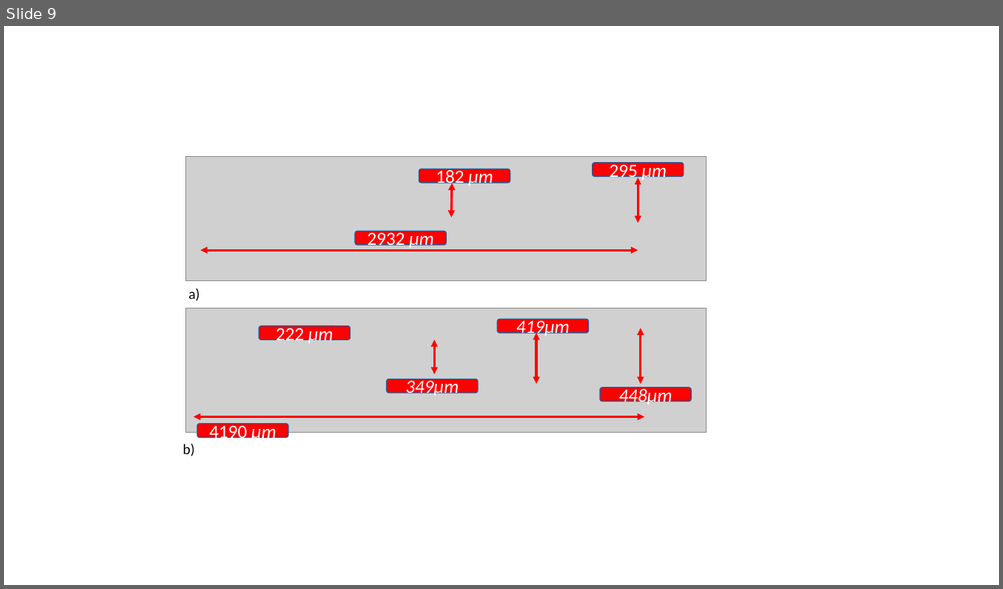
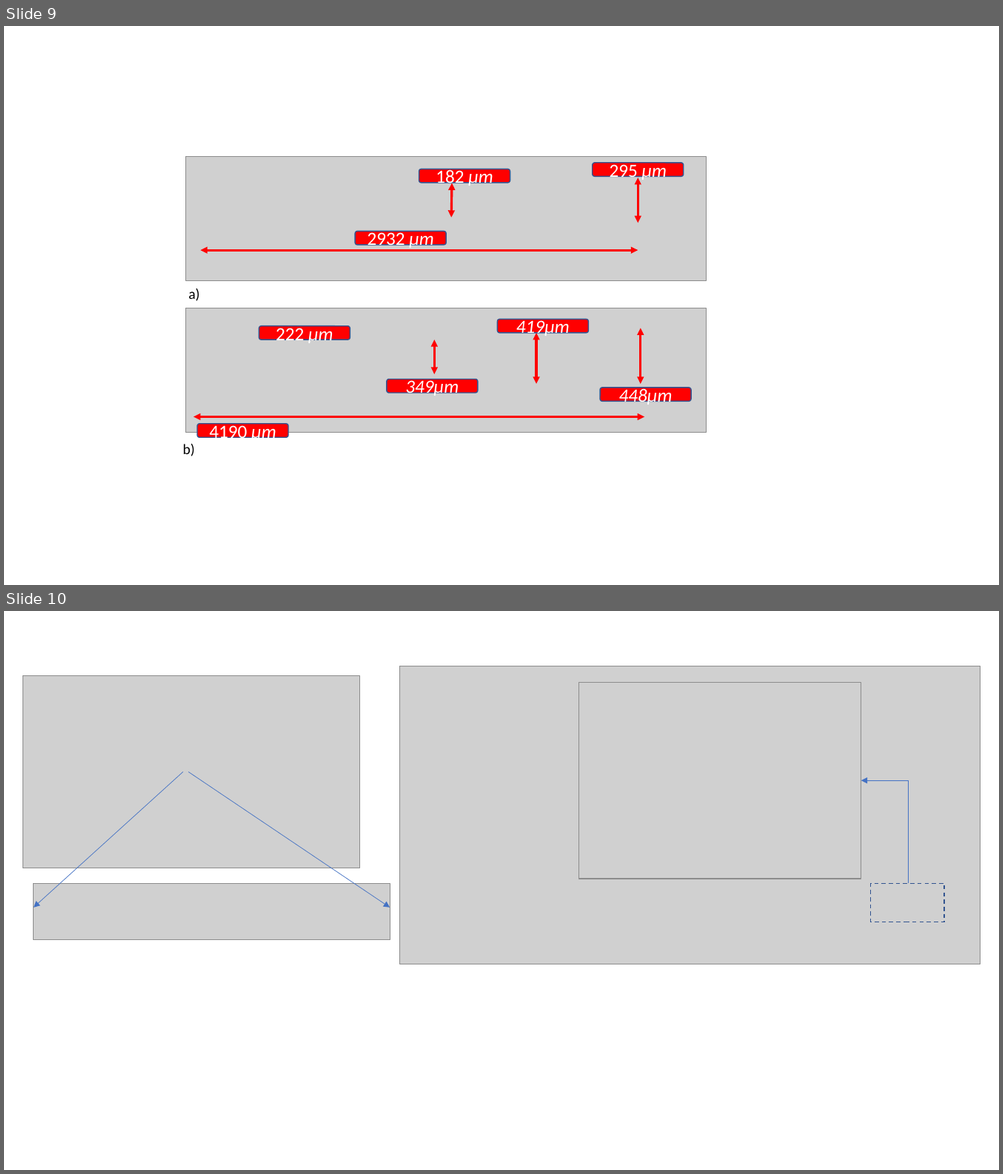
Before and after one commit to QITI/Needle_electrodes_for_ion_traps, a slide deck: Images/needlefab.pptx. Shown one above the other, each under a label of ours: slide 9 before the commit, slides 9 and 10 after it. The pictures are 1003x589 and 1003x1174 pixels, drawn with LibreOffice and Linux fonts; fonts in the diff are those of the drawing; grey boxes stand for pictures. Boxes give left, top, right and bottom in pixels: in the first picture for what was removed or moved away, otherwise in the second. Text is boxed around its words. In the diff, an @@ line names an element or a change of style, - is before the commit and + after.

```diff
--- a/Images/needlefab.pptx
+++ b/Images/needlefab.pptx
@@ slide 10 added at <box>4,611,999,1170</box>, background #FFFFFF @@
@@ picture added at <box>22,676,359,868</box> @@
@@ picture added at <box>400,667,980,965</box> @@
@@ picture added at <box>578,683,860,880</box> @@
@@ arrow added from (183, 772) to (34, 908), #4472C4 0.5 pt @@
@@ arrow added from (188, 772) to (390, 908), #4472C4 0.5 pt @@
@@ elbow arrow added from (908, 883) to (861, 780), #4472C4 0.5 pt @@
@@ picture added at <box>34,883,390,940</box> @@
@@ rectangle added at <box>871,883,944,922</box>, outline #325491 1 pt dashed @@
```
Also in this commit, not shown: 1 slide changed, 1 other slide added, 1 slide removed, 17 other files.
